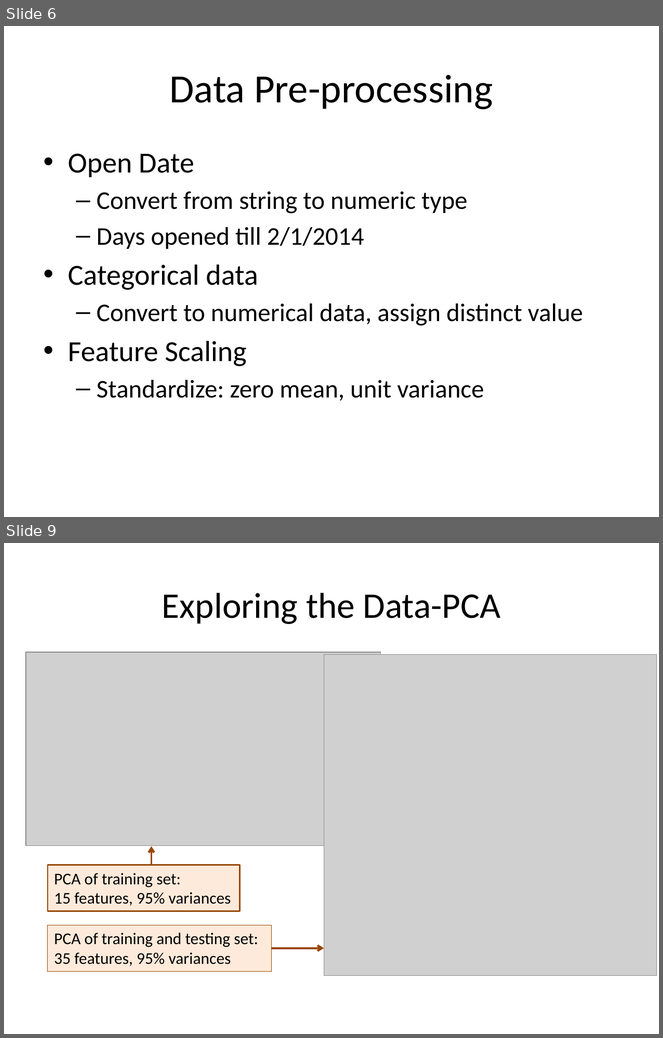
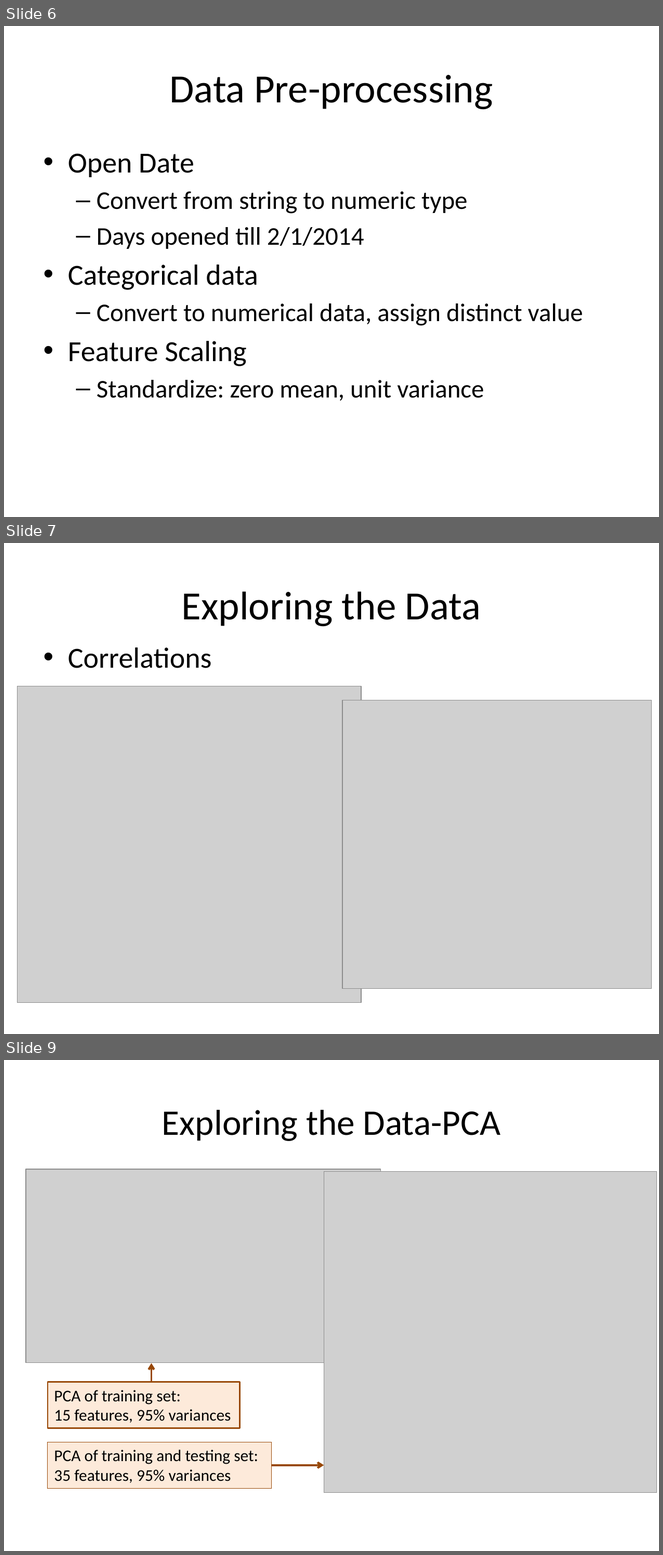
Before and after one commit to hxwang/revenue-prediction, a slide deck: doc/presentation/revenue-prediction.pptx. Shown one above the other, each under a label of ours: slides 6 and 9 before the commit, slides 6, 7 and 9 after it; the slides between them are not shown. The pictures are 663x1038 and 663x1555 pixels, drawn with LibreOffice and Linux fonts; fonts in the diff are those of the drawing; grey boxes stand for pictures. Boxes give left, top, right and bottom in pixels: in the first picture for what was removed or moved away, otherwise in the second. Text is boxed around its words. In the diff, an @@ line names an element or a change of style, - is before the commit and + after.

Commit message:
add correlation figs

```diff
--- a/doc/presentation/revenue-prediction.pptx
+++ b/doc/presentation/revenue-prediction.pptx
@@ slide 7 added at box(4, 543, 659, 1034), background #FFFFFF @@
@@ title added at box(182, 591, 481, 627), 44 pt, text #000000 @@
+Exploring the Data
@@ text added at box(68, 648, 212, 668), 32 pt, text #000000 @@
+• Correlations
@@ picture added at box(17, 686, 361, 1003) @@
@@ picture added at box(343, 700, 652, 989) @@
```
Also in this commit, not shown: 1 slide changed, 1 other slide added, 2 other files.
